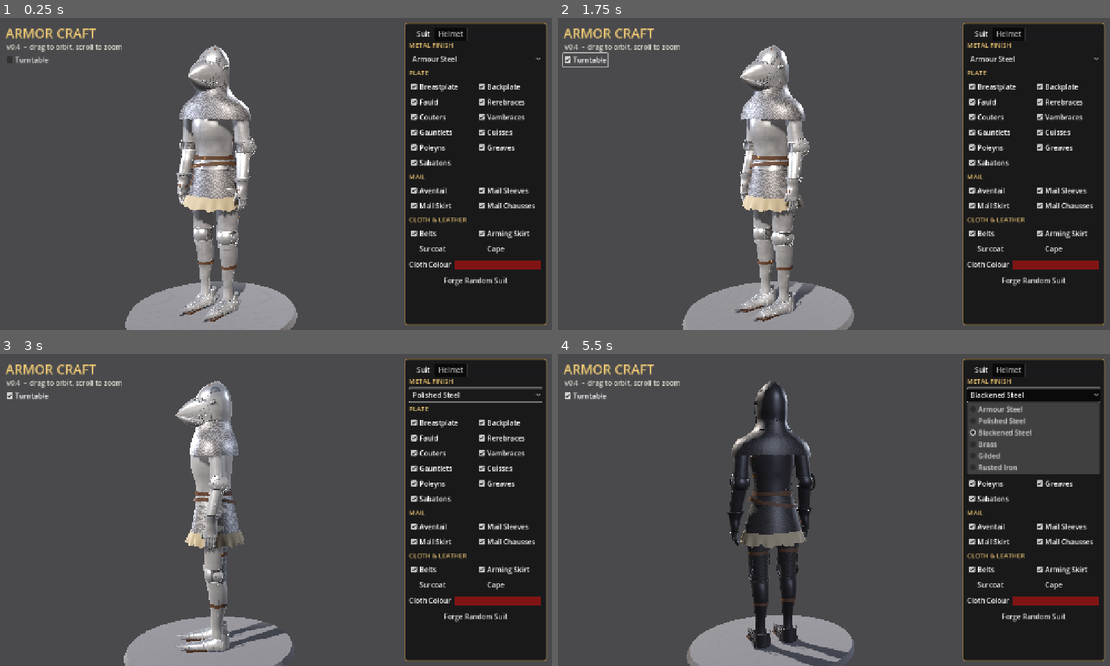
Above: before the commit, frames 1-4 (two rows, left to right).
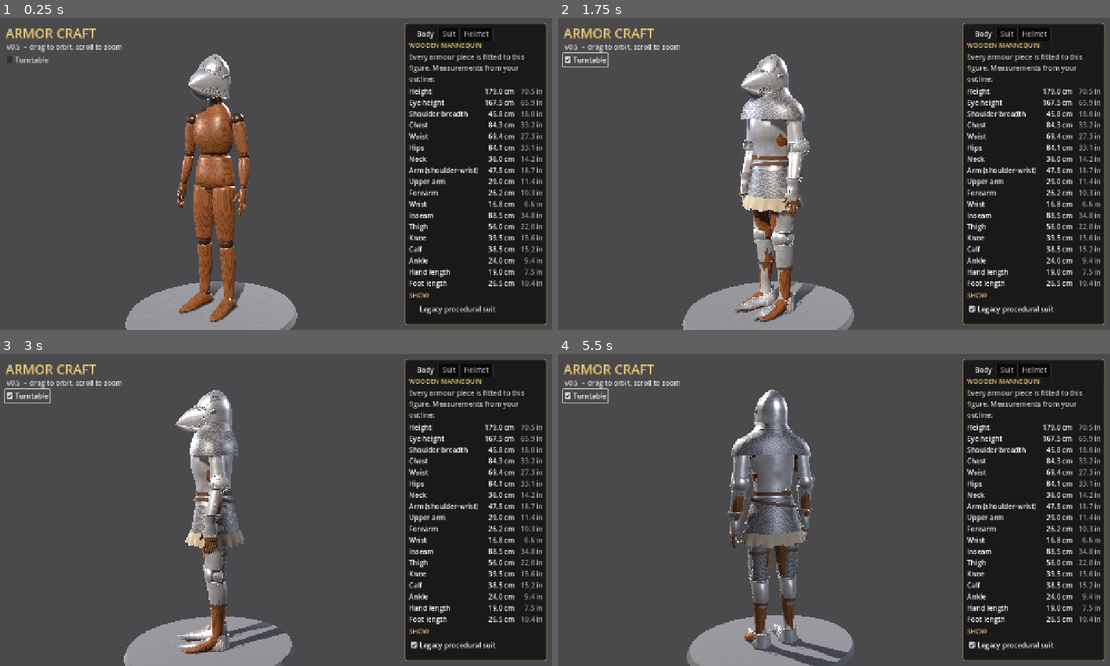
Above: after the commit, the same moments.

Repository: Kmad666/Armor-Craft
Game: Godot game, scene res://scenes/main.tscn
Same seed, same stepped clock (60 frames per second), same inputs: the game is played once before the commit and once after it.
Inputs (mouse positions are in pixels of both pictures, inside the frame that each line leads up to):
- Up to frame 1 (0.25 s): no input
- Up to frame 2 (1.75 s): click (1032, 308) at 0.5 s, where only the run after the commit has a clickable "Legacy procedural suit"; click "Turntable" at 1.25 s
- Up to frame 3 (3 s): click (474, 394) at 2 s, where only the run before the commit has a clickable "Armour Steel"; click (441, 422) at 2.75 s, where only the run before the commit has a clickable "Breastplate"
- Up to frame 4 (5.5 s): click (1032, 394) at 3.5 s, where only the run before the commit has a clickable "Polished Steel"; click (999, 438) at 4.25 s, where only the run before the commit has a clickable "Fauld"; click (1032, 394) at 5 s, where only the run before the commit has a clickable "Blackened Steel"

The runs differ from the first frame. In frame 1, 13% of the frame differs, in the area x 2-99%, y 3-98%; in frame 2, 7.6%; in frame 3, 8.2%; in frame 4, 16%, in the area x 0-99%, y 3-99%.

Commit message:
v0.5: wooden mannequin traced from the outline
Jointed artist's mannequin built in Blender from measurements.json
(traced from the red outline over the reference). Exported as a joint
hierarchy with sockets; the bascinet now sits on Socket_Head. Body tab
lists measurements in cm/in. Procedural wood shader. Legacy procedural
suit hidden by default.

Co-Authored-By: Claude Opus 5.5 <noreply@anthropic.com>
Claude-Session: https://claude.ai/code/session_01WeZQLGxhK27PqRdm928ucn

Diff:
--- /dev/null
+++ b/assets/mannequin/measurements.json
@@ -0,0 +1,45 @@
+{
+	"_about": "Body measurements for the wooden mannequin, in metres (ground = 0). Traced from the red outline drawn over the reference harness (docs/mannequin_outline.png), at 1.86 m to the bascinet apex. Edit these and rebuild: art/blender/build_mannequin.py reads this file, and the game shows it on the Body tab.",
+	"stature": 1.79,
+	"eye_height": 1.675,
+	"chin_height": 1.565,
+	"head_width": 0.152,
+	"head_depth": 0.196,
+	"neck_base_height": 1.505,
+	"neck_girth": 0.36,
+
+	"shoulder_height": 1.42,
+	"shoulder_breadth": 0.458,
+	"armpit_height": 1.3,
+	"chest_width": 0.3,
+	"chest_depth": 0.235,
+	"waist_height": 1.15,
+	"waist_width": 0.248,
+	"waist_depth": 0.192,
+	"hip_height": 0.96,
+	"hip_width": 0.31,
+	"hip_depth": 0.222,
+	"crotch_height": 0.885,
+
+	"shoulder_joint_x": 0.203,
+	"elbow_height": 1.14,
+	"elbow_x": 0.249,
+	"wrist_height": 0.925,
+	"wrist_x": 0.274,
+	"upper_arm_girth": 0.29,
+	"forearm_girth": 0.262,
+	"wrist_girth": 0.168,
+	"hand_length": 0.19,
+	"hand_breadth": 0.085,
+
+	"hip_joint_x": 0.088,
+	"knee_height": 0.5,
+	"ankle_height": 0.085,
+	"ankle_x": 0.116,
+	"thigh_girth": 0.56,
+	"knee_girth": 0.395,
+	"calf_girth": 0.385,
+	"ankle_girth": 0.24,
+	"foot_length": 0.265,
+	"foot_breadth": 0.1
+}
--- a/scripts/main.gd
+++ b/scripts/main.gd
@@ -6,6 +6,9 @@
 const HelmetPiece := preload("res://scripts/pieces/helmet_piece.gd")
 const BASCINET_SCENE := preload("res://assets/pieces/helmet_bascinet.glb")
 const SuitBuilder := preload("res://scripts/suit_builder.gd")
+const Mannequin := preload("res://scripts/pieces/mannequin.gd")
+const MANNEQUIN_SCENE := preload("res://assets/mannequin/mannequin_wood.glb")
+const WOOD_SHADER := preload("res://shaders/wood.gdshader")
 const METAL_SHADER := preload("res://shaders/metal.gdshader")
 const MAIL_SHADER := preload("res://shaders/mail.gdshader")
 
@@ -55,9 +58,8 @@
 ]
 const HELMET_TOGGLES := [["Pig-Face Visor", "visor"], ["Breaths", "breaths"], ["Plume", "plume"], ["Rolled Rim", "rim"]]
 
-const HELMET_Y := 1.6
-## Head socket: modelled helmets are authored around the centre of the head.
-const HEAD_SOCKET := Vector3(0.0, 1.735, 0.0)
+## Rim height of the procedural (legacy) helmet.
+const HELMET_Y := 1.545
 ## Modelled helmet sliders: label, morph, min, max ("Visor" opens the hinge).
 const MODEL_SLIDERS := [
 	["Width", "Width", -1.0, 1.0],
@@ -87,7 +89,11 @@
 var brass_mat: StandardMaterial3D
 var dark_mat: StandardMaterial3D
 
-var head_node: MeshInstance3D
+var head_node: Node3D
+var mannequin: Node3D
+var suit_root: Node3D
+var wood_mat: ShaderMaterial
+var wood_dark_mat: ShaderMaterial
 var helmet_node: Node3D
 var modeled_helmet: Node3D
 var helmet_mode := 0  # 0 = modelled bascinet, 1 = procedural designer
@@ -110,19 +116,20 @@
 	_build_environment()
 	_build_materials()
 	_build_mannequin()
-	var suit := Node3D.new()
-	suit.name = "Suit"
-	add_child(suit)
-	groups = SuitBuilder.new(suit, {
+	suit_root = Node3D.new()
+	suit_root.name = "Suit"
+	suit_root.visible = false  # legacy procedural suit; pieces are being modelled one by one
+	add_child(suit_root)
+	groups = SuitBuilder.new(suit_root, {
 		"metal": metal_mat, "mail": mail_mat, "leather": leather_mat,
 		"linen": linen_mat, "cloth": cloth_mat, "brass": brass_mat,
 	}).build()
 	helmet_params = HELMET_PRESETS["Hounskull Bascinet"].duplicate()
 	modeled_helmet = HelmetPiece.new()
 	modeled_helmet.name = "ModeledHelmet"
-	add_child(modeled_helmet)
+	# Helmets are authored around the centre of the head at eye level: the head socket.
+	mannequin.node("Socket_Head").add_child(modeled_helmet)
 	modeled_helmet.setup(BASCINET_SCENE, {"Steel": metal_mat, "Leather": leather_mat})
-	modeled_helmet.position = HEAD_SOCKET
 	_rebuild_helmet()
 	_build_ui()
 	_apply_finish(0)
@@ -249,60 +256,21 @@
 
 
 # --------------------------------------------------------------------------
-# Mannequin (arming doublet and hose, visible when plates are removed)
-# --------------------------------------------------------------------------
-
-func _body(mesh: Mesh, mat: Material, pos: Vector3, scl := Vector3.ONE) -> MeshInstance3D:
-	var mi := MeshInstance3D.new()
-	mi.mesh = mesh
-	mi.material_override = mat
-	mi.position = pos
-	mi.scale = scl
-	add_child(mi)
-	return mi
-
-
-func _capsule_between(a: Vector3, b: Vector3, r: float, mat: Material) -> void:
-	var cm := CapsuleMesh.new()
-	cm.radius = r
-	cm.height = a.distance_to(b) + r * 2.0
-	var mi := MeshInstance3D.new()
-	mi.mesh = cm
-	mi.material_override = mat
-	mi.transform = Transform3D(Basis(Quaternion(Vector3.UP, (a - b).normalized())), (a + b) * 0.5)
-	add_child(mi)
-
+# Mannequin: carved wooden figure built in Blender from measurements.json
+# --------------------------------------------------------------------------
 
 func _build_mannequin() -> void:
-	var head := SphereMesh.new()
-	head.radius = 0.095
-	head.height = 0.22
-	head_node = _body(head, body_mat, Vector3(0, 1.735, 0.005), Vector3(0.95, 1.0, 1.05))
-	var neck := CylinderMesh.new()
-	neck.top_radius = 0.048
-	neck.bottom_radius = 0.056
-	neck.height = 0.13
-	_body(neck, body_mat, Vector3(0, 1.6, 0))
-	var torso := CapsuleMesh.new()
-	torso.radius = 0.13
-	torso.height = 0.5
-	_body(torso, body_mat, Vector3(0, 1.33, 0), Vector3(1.0, 1.0, 0.72))
-	var hips := CapsuleMesh.new()
-	hips.radius = 0.13
-	hips.height = 0.3
-	_body(hips, hose_mat, Vector3(0, 1.0, 0), Vector3(1.0, 1.0, 0.75))
-	var SB := SuitBuilder
-	for sx in [-1.0, 1.0]:
-		var sh: Vector3 = SB.arm_center(sx, SB.SHOULDER_Y - 0.05)
-		var el: Vector3 = SB.arm_center(sx, SB.ELBOW_Y)
-		var wr: Vector3 = SB.arm_center(sx, SB.WRIST_Y)
-		_capsule_between(sh, el, 0.042, body_mat)
-		_capsule_between(el, wr, 0.037, body_mat)
-		var hip: Vector3 = SB.leg_center(sx, SB.HIP_Y)
-		var knee: Vector3 = SB.leg_center(sx, SB.KNEE_Y)
-		var ankle: Vector3 = SB.leg_center(sx, 0.09)
-		_capsule_between(hip, knee, 0.058, hose_mat)
-		_capsule_between(knee, ankle, 0.033, hose_mat)
+	wood_mat = ShaderMaterial.new()
+	wood_mat.shader = WOOD_SHADER
+	wood_dark_mat = ShaderMaterial.new()
+	wood_dark_mat.shader = WOOD_SHADER
+	wood_dark_mat.set_shader_parameter("light_col", Color(0.17, 0.09, 0.04))
+	wood_dark_mat.set_shader_parameter("dark_col", Color(0.1, 0.05, 0.022))
+	mannequin = Mannequin.new()
+	mannequin.name = "Mannequin"
+	add_child(mannequin)
+	mannequin.setup(MANNEQUIN_SCENE, {"Wood": wood_mat, "WoodDark": wood_dark_mat})
+	head_node = mannequin.node("HeadBlock")
 
 
 func _rebuild_helmet() -> void:
@@ -374,7 +342,7 @@
 	layer.add_child(title)
 
 	var hint := Label.new()
-	hint.text = "v0.4  -  drag to orbit, scroll to zoom"
+	hint.text = "v0.5  -  drag to orbit, scroll to zoom"
 	hint.add_theme_color_override("font_color", Color(0.85, 0.83, 0.8))
 	hint.position = Vector2(24, 56)
 	layer.add_child(hint)
@@ -406,6 +374,7 @@
 	panel.add_child(tabs)
 	tabs.tab_changed.connect(_on_tab_changed)
 
+	_build_body_tab(_make_tab(tabs, "Body"))
 	_build_suit_tab(_make_tab(tabs, "Suit"))
 	_build_helmet_tab(_make_tab(tabs, "Helmet"))
 
@@ -428,6 +397,41 @@
 	l.add_theme_color_override("font_color", Color(0.93, 0.78, 0.45))
 	l.add_theme_font_size_override("font_size", 15)
 	parent.add_child(l)
+
+
+func _build_body_tab(box: VBoxContainer) -> void:
+	_header(box, "Wooden Mannequin")
+	var note := Label.new()
+	note.text = "Every armour piece is fitted to this figure. Measurements from your outline:"
+	note.autowrap_mode = TextServer.AUTOWRAP_WORD_SMART
+	note.custom_minimum_size = Vector2(280, 0)
+	note.add_theme_color_override("font_color", Color(0.8, 0.78, 0.74))
+	box.add_child(note)
+	var grid := GridContainer.new()
+	grid.columns = 3
+	grid.add_theme_constant_override("h_separation", 14)
+	box.add_child(grid)
+	for row in mannequin.summary():
+		var metres: float = row[1]
+		var name_l := Label.new()
+		name_l.text = row[0]
+		name_l.size_flags_horizontal = Control.SIZE_EXPAND_FILL
+		grid.add_child(name_l)
+		var cm := Label.new()
+		cm.text = "%.1f cm" % (metres * 100.0)
+		cm.horizontal_alignment = HORIZONTAL_ALIGNMENT_RIGHT
+		grid.add_child(cm)
+		var inch := Label.new()
+		inch.text = "%.1f in" % (metres / 0.0254)
+		inch.horizontal_alignment = HORIZONTAL_ALIGNMENT_RIGHT
+		inch.add_theme_color_override("font_color", Color(0.65, 0.63, 0.6))
+		grid.add_child(inch)
+
+	_header(box, "Show")
+	var show_suit := CheckBox.new()
+	show_suit.text = "Legacy procedural suit"
+	show_suit.toggled.connect(func(v: bool) -> void: suit_root.visible = v)
+	box.add_child(show_suit)
 
 
 func _build_suit_tab(box: VBoxContainer) -> void:
@@ -634,7 +638,7 @@
 
 
 func _on_tab_changed(tab: int) -> void:
-	if tab == 1:
+	if tab == 2:
 		target_focus = Vector3(0, 1.76, 0)
 		target_distance = 1.05
 	else:
--- /dev/null
+++ b/scripts/pieces/mannequin.gd
@@ -0,0 +1,74 @@
+extends Node3D
+## The wooden mannequin every armour piece is fitted to.
+##
+## Built in Blender by art/blender/build_mannequin.py from
+## assets/mannequin/measurements.json and exported as a hierarchy of joints
+## (Pelvis, Waist, Chest, Neck, Head, Shoulder_L, Elbow_L, Wrist_L, Hip_L,
+## Knee_L, Ankle_L, ...) with the carved segments as children. Rotate a joint
+## to pose the figure; armour pieces attach to sockets such as "Socket_Head".
+
+const MEASUREMENTS_PATH := "res://assets/mannequin/measurements.json"
+
+var measurements: Dictionary = {}
+var _root: Node3D
+
+
+func setup(scene: PackedScene, mats: Dictionary) -> void:
+	_root = scene.instantiate()
+	add_child(_root)
+	for n in _root.find_children("*", "MeshInstance3D", true, false):
+		var mi := n as MeshInstance3D
+		for s in mi.mesh.get_surface_count():
+			var m := mi.mesh.surface_get_material(s)
+			var key := m.resource_name if m else ""
+			if mats.has(key):
+				mi.set_surface_override_material(s, mats[key])
+	measurements = load_measurements()
+
+
+## A joint or socket node by name, e.g. "Socket_Head" or "Elbow_L".
+func node(node_name: String) -> Node3D:
+	return _root.find_child(node_name, true, false) as Node3D
+
+
+static func load_measurements() -> Dictionary:
+	var text := FileAccess.get_file_as_string(MEASUREMENTS_PATH)
+	var data = JSON.parse_string(text) if text != "" else null
+	return data if data is Dictionary else {}
+
+
+## Circumference of an ellipse from its full width and depth (Ramanujan).
+static func ellipse_girth(width: float, depth: float) -> float:
+	var a := width * 0.5
+	var b := depth * 0.5
+	return PI * (3.0 * (a + b) - sqrt((3.0 * a + b) * (a + 3.0 * b)))
+
+
+## Rows for the Body tab: [label, metres].
+func summary() -> Array:
+	var m := measurements
+	if m.is_empty():
+		return []
+	var sh := Vector3(m["shoulder_joint_x"], m["shoulder_height"] - 0.03, 0.0)
+	var el := Vector3(m["elbow_x"], m["elbow_height"], 0.014)
+	var wr := Vector3(m["wrist_x"], m["wrist_height"], -0.03)
+	return [
+		["Height", m["stature"]],
+		["Eye height", m["eye_height"]],
+		["Shoulder breadth", m["shoulder_breadth"]],
+		["Chest", ellipse_girth(m["chest_width"], m["chest_depth"])],
+		["Waist", ellipse_girth(m["waist_width"], m["waist_depth"])],
+		["Hips", ellipse_girth(m["hip_width"], m["hip_depth"])],
+		["Neck", m["neck_girth"]],
+		["Arm (shoulder-wrist)", sh.distance_to(el) + el.distance_to(wr)],
+		["Upper arm", m["upper_arm_girth"]],
+		["Forearm", m["forearm_girth"]],
+		["Wrist", m["wrist_girth"]],
+		["Inseam", m["crotch_height"]],
+		["Thigh", m["thigh_girth"]],
+		["Knee", m["knee_girth"]],
+		["Calf", m["calf_girth"]],
+		["Ankle", m["ankle_girth"]],
+		["Hand length", m["hand_length"]],
+		["Foot length", m["foot_length"]],
+	]
--- /dev/null
+++ b/shaders/wood.gdshader
@@ -0,0 +1,61 @@
+shader_type spatial;
+
+// Carved, varnished wood: growth rings that wander with noise, fine fibre
+// streaks along the grain, and a light varnish sheen. Procedural, so the
+// mannequin needs no textures. Grain runs along each segment's local Y.
+
+uniform vec4 light_col : source_color = vec4(0.36, 0.22, 0.115, 1.0);
+uniform vec4 dark_col : source_color = vec4(0.22, 0.12, 0.055, 1.0);
+uniform float ring_freq = 85.0;
+uniform float roughness : hint_range(0.0, 1.0) = 0.42;
+
+varying vec3 lp;
+
+float hash(vec3 p) {
+	p = fract(p * 0.3183099 + vec3(0.1, 0.2, 0.3));
+	p *= 17.0;
+	return fract(p.x * p.y * p.z * (p.x + p.y + p.z));
+}
+
+float noise(vec3 x) {
+	vec3 i = floor(x);
+	vec3 f = fract(x);
+	f = f * f * (3.0 - 2.0 * f);
+	return mix(
+		mix(mix(hash(i), hash(i + vec3(1, 0, 0)), f.x),
+			mix(hash(i + vec3(0, 1, 0)), hash(i + vec3(1, 1, 0)), f.x), f.y),
+		mix(mix(hash(i + vec3(0, 0, 1)), hash(i + vec3(1, 0, 1)), f.x),
+			mix(hash(i + vec3(0, 1, 1)), hash(i + vec3(1, 1, 1)), f.x), f.y), f.z);
+}
+
+float fbm(vec3 p) {
+	float v = 0.0;
+	float a = 0.5;
+	for (int i = 0; i < 4; i++) {
+		v += a * noise(p);
+		p *= 2.07;
+		a *= 0.5;
+	}
+	return v;
+}
+
+void vertex() {
+	lp = VERTEX;
+}
+
+void fragment() {
+	vec3 p = lp;
+	float warp = fbm(p * vec3(9.0, 1.2, 9.0));
+	float r = length(p.xz + vec2(0.31, 0.17)) * ring_freq + warp * 5.0 + p.y * 2.0;
+	float ring = fract(r);
+	float late = smoothstep(0.68, 0.84, ring) * smoothstep(1.0, 0.9, ring);
+	float fibre = noise(p * vec3(420.0, 9.0, 420.0));
+	float blot = fbm(p * 14.0 + 3.7);
+
+	vec3 col = mix(light_col.rgb, dark_col.rgb, late * 0.7);
+	col *= 0.9 + 0.16 * fibre;
+	col *= 0.92 + 0.16 * blot;
+	ALBEDO = col;
+	ROUGHNESS = clamp(roughness + late * 0.1 - fibre * 0.06, 0.05, 1.0);
+	SPECULAR = 0.45;
+}
--- /dev/null
+++ b/tests/check_mannequin.gd
@@ -0,0 +1,18 @@
+extends SceneTree
+func _init():
+	var main = load("res://scenes/main.tscn").instantiate()
+	root.add_child(main)
+	await process_frame
+	var mq = main.mannequin
+	var meshes = mq.find_children("*", "MeshInstance3D", true, false)
+	print("mannequin meshes: ", meshes.size())
+	for j in ["Pelvis", "Chest", "Head", "Socket_Head", "Elbow_L", "Knee_R", "Ankle_L"]:
+		var n = mq.node(j)
+		print(j, ": ", n.global_position if n else "MISSING")
+	print("helmet parent: ", main.modeled_helmet.get_parent().name, " at ", main.modeled_helmet.global_position)
+	print("rows: ", mq.summary().size(), " chest cm: ", snappedf(mq.summary()[3][1] * 100.0, 0.1))
+	# posing works: bend an elbow
+	mq.node("Elbow_L").rotation.x = -0.6
+	await process_frame
+	print("OK")
+	quit()
--- /dev/null
+++ b/tests/shot_mannequin.gd
@@ -0,0 +1,21 @@
+extends SceneTree
+func snap(main, name, yaw, pitch, dist, fy, fx := 0.0):
+	main.yaw = yaw; main.pitch = pitch
+	main.target_distance = dist; main.distance = dist
+	main.target_focus = Vector3(fx, fy, 0); main.focus = main.target_focus
+	for i in 25: await process_frame
+	root.get_texture().get_image().save_png(OS.get_environment("SHOT_DIR") + "/" + name + ".png")
+func _init():
+	var main = load("res://scenes/main.tscn").instantiate()
+	root.add_child(main)
+	await process_frame
+	var mode = OS.get_environment("MODE")
+	if mode == "bare":
+		main.wear_helmet = false
+		main._update_helmet_visibility()
+	await snap(main, "m_hero", 0.5, 0.1, 3.2, 0.95)
+	await snap(main, "m_back", 2.6, 0.08, 3.2, 0.95)
+	await snap(main, "m_head", 0.7, 0.05, 1.0, 1.62)
+	await snap(main, "m_hand", 1.2, 0.0, 0.7, 0.9, 0.2)
+	await snap(main, "m_feet", 0.6, 0.35, 1.0, 0.15)
+	quit()
Binary file added: assets/mannequin/mannequin_wood.glb
Binary file added: docs/mannequin.png
Binary file added: docs/mannequin_outline.png
Binary file changed: docs/suit.png
Not shown, changed: export_presets.cfg
Not shown, added: scripts/pieces/mannequin.gd.uid
Not shown, added: shaders/wood.gdshader.uid
Not shown, added: tests/shot_helmet.gd.uid
Not shown, added: art/blender/mannequin_wood.blend
